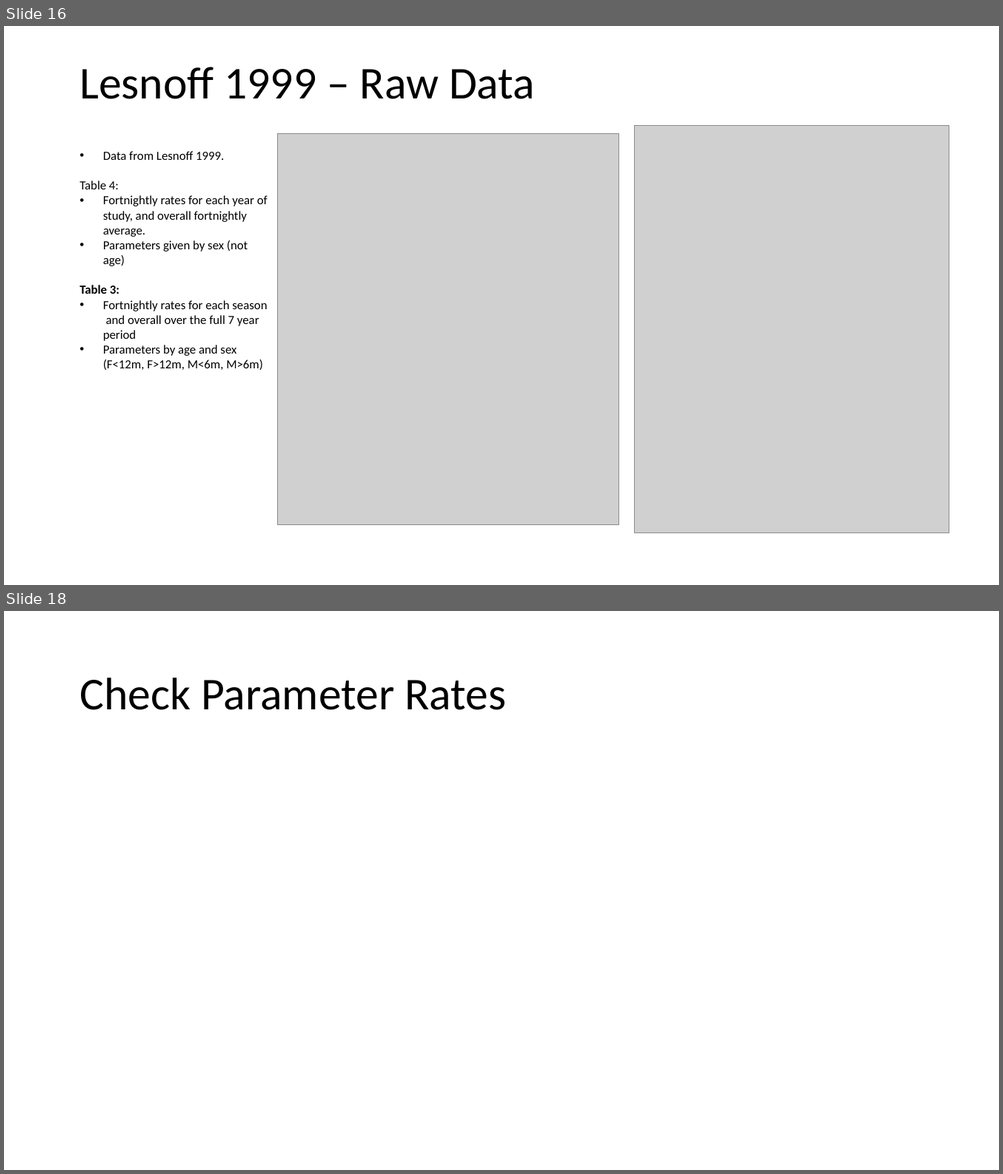
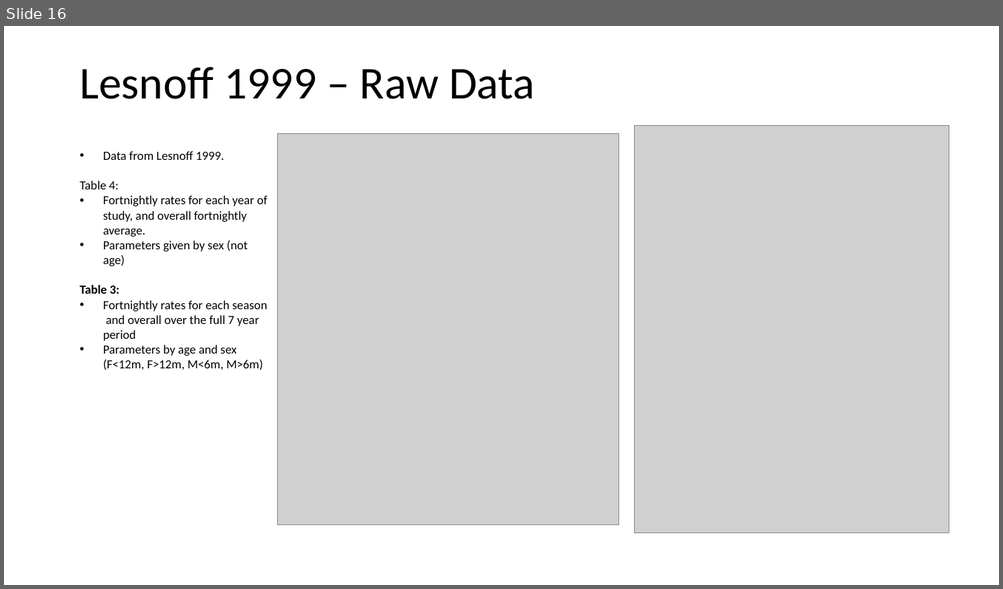
Before and after one commit to BethSavagar/demographic_model_1, a slide deck: presentations/profile-validation/lesnoff.pptx. Shown one above the other, each under a label of ours: slides 16 and 18 before the commit, slide 16 after it; the slides between them are not shown. The pictures are 1003x1174 and 1003x589 pixels, drawn with LibreOffice and Linux fonts; fonts in the diff are those of the drawing; grey boxes stand for pictures. Boxes give left, top, right and bottom in pixels: in the first picture for what was removed or moved away, otherwise in the second. Text is boxed around its words. In the diff, an @@ line names an element or a change of style, - is before the commit and + after.

```diff
--- a/presentations/profile-validation/lesnoff.pptx
+++ b/presentations/profile-validation/lesnoff.pptx
@@ slide 18 removed at box(4, 611, 999, 1170), background #FFFFFF @@
@@ title removed at box(79, 678, 506, 710) @@
-Check Parameter Rates
```
Also in this commit, not shown: 1 slide changed, 1 slide added, 3 other files.
